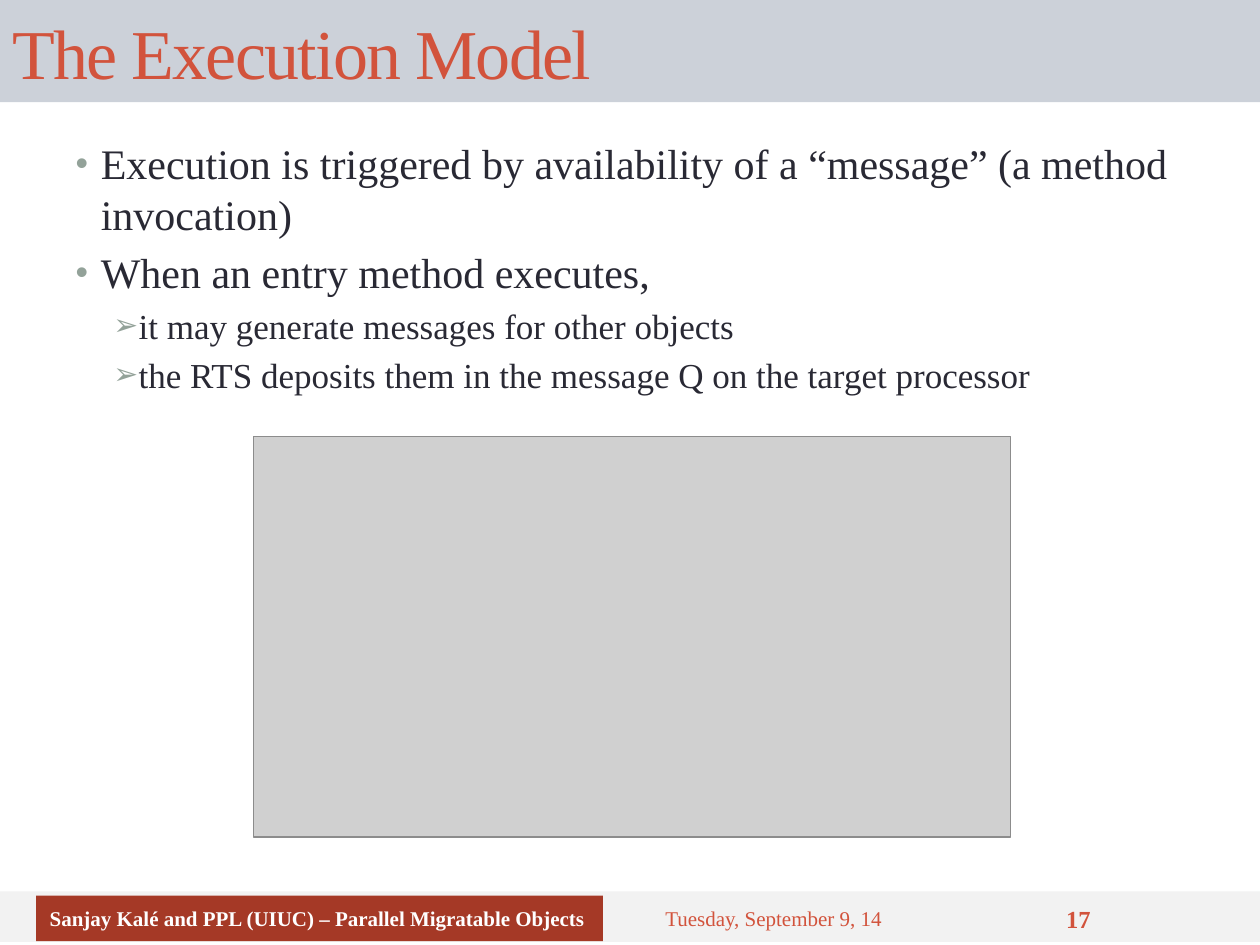
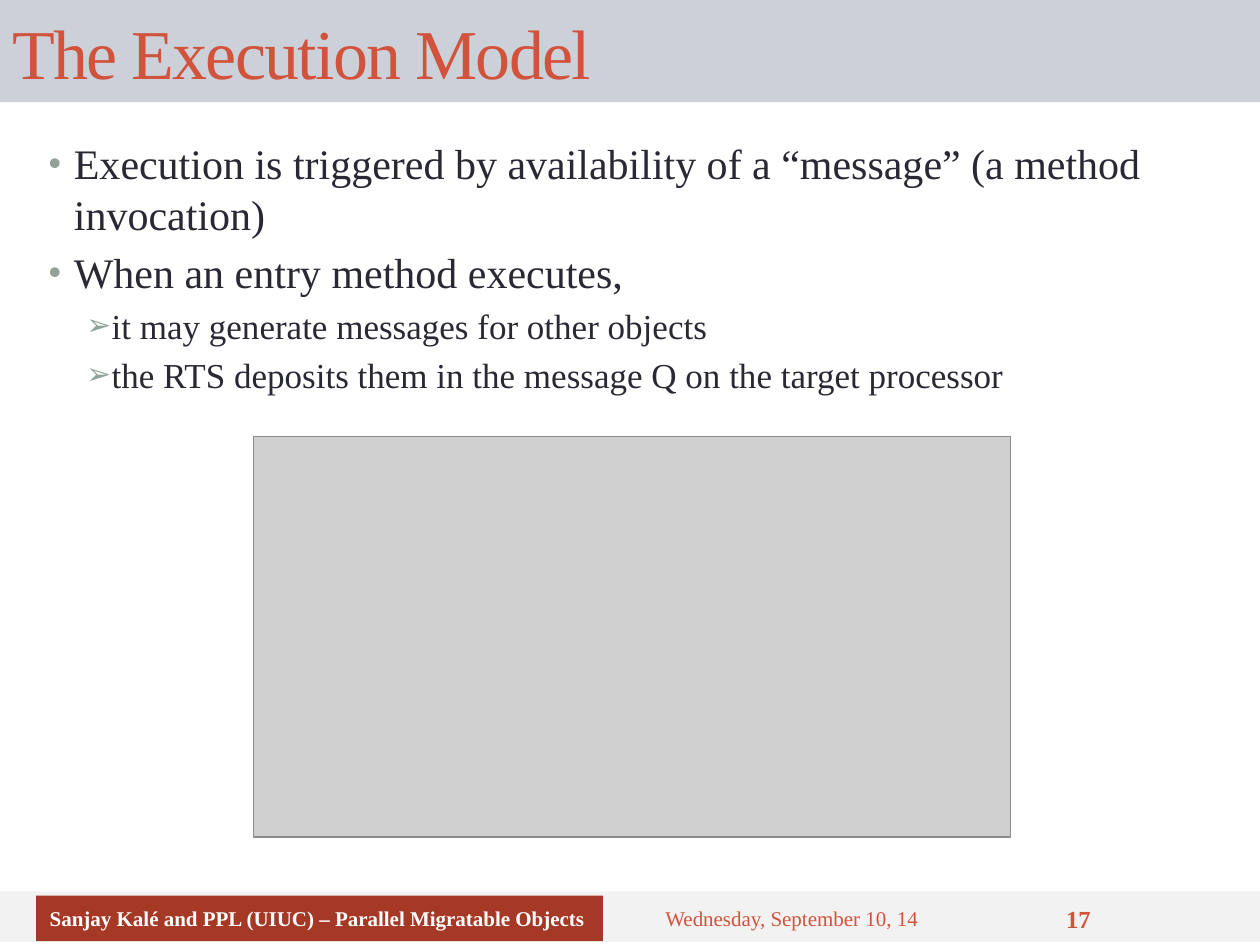
Before and after one commit to UIUC-PPL/charm_tutorial, a slide deck: slide 17 of tutorial-01-intro.pptx. Drawn at 1260x945 pixels with LibreOffice and Linux fonts; fonts in the diff are those of the drawing; grey boxes stand for pictures. Boxes give left, top, right and bottom in pixels: in the first picture for what was removed or moved away, otherwise in the second. Text is boxed around its words. In the diff, an @@ line names an element or a change of style, - is before the commit and + after.

```diff
--- a/tutorial-01-intro.pptx
+++ b/tutorial-01-intro.pptx
@@ text "Execution is triggered by availability ...": place and size @@
-text "Execution is triggered by availability ..." at bbox=[101, 149, 1167, 395]
+text "Execution is triggered by availability ..." at bbox=[74, 149, 1140, 395]
@@ text at bbox=[665, 911, 918, 931]: text changed @@
-Tuesday, September 9, 14
+Wednesday, September 10, 14
```
Also in this commit, not shown: 16 other slides changed.
